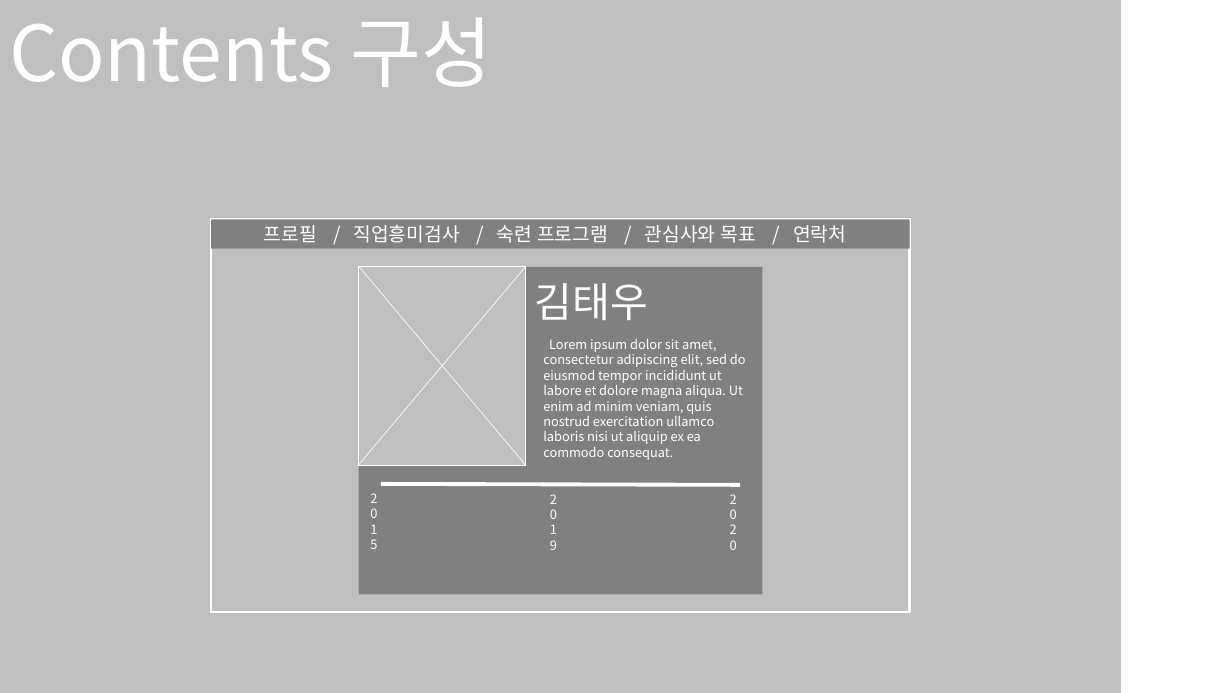
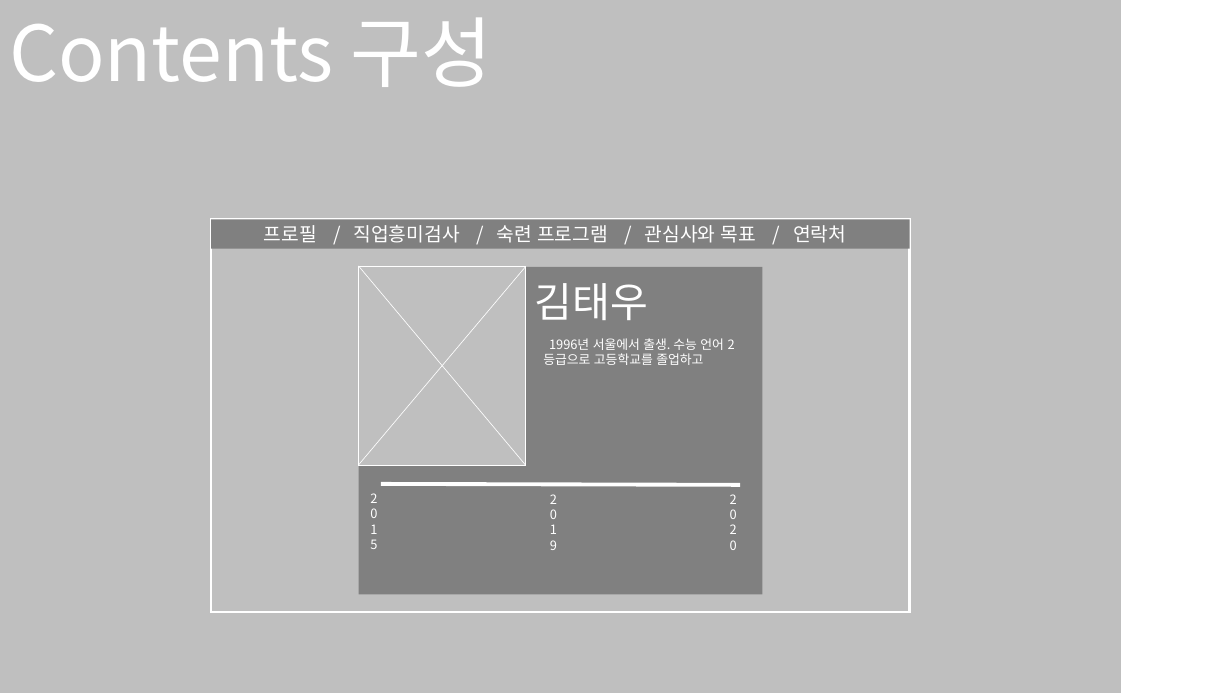
Before and after one commit to KTW-WTF/DJ, a slide deck: slide 6 of 자기소개서.pptx. Drawn at 1232x693 pixels with LibreOffice and Linux fonts; fonts in the diff are those of the drawing. Boxes give left, top, right and bottom in pixels: in the first picture for what was removed or moved away, otherwise in the second. Text is boxed around its words. In the diff, an @@ line names an element or a change of style, - is before the commit and + after.

Commit message:
1134

```diff
--- a/자기소개서.pptx
+++ b/자기소개서.pptx
@@ text at box(549, 338, 724, 365): text changed @@
-Lorem ipsum dolor sit amet, consectetur adipiscing elit, sed do eiusmod tempor incididunt ut labore et dolore magna aliqua. Ut enim ad minim veniam, quis nostrud exercitation ullamco laboris nisi ut aliquip ex ea commodo consequat.
+1996년 서울에서 출생. 수능 언어 2등급으로 고등학교를 졸업하고
```
